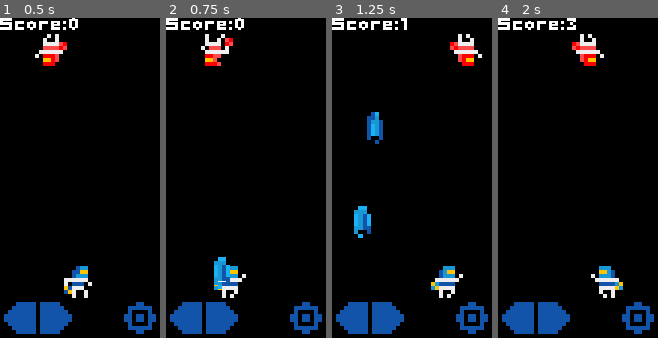
Above: before the commit, frames 1-4 (left to right).
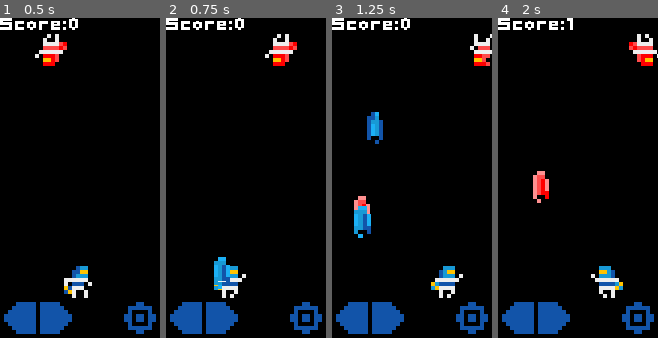
Above: after the commit, the same moments.

Repository: whmsft/vechten
Game: Godot game, scene res://scenes/Game.tscn
The game is run twice, just before and just after one commit, with the same random seed, the same clock (stepped at 60 frames per second) and the same inputs.
Inputs (mouse positions are in pixels of both pictures, inside the frame that each line leads up to):
- Up to frame 1 (0.5 s): no input
- Up to frame 2 (0.75 s): move the mouse to (281, 162) at 0.52 s; hold Right (key_right) from 0.53 s (still down); hold Space (key_space) from 0.53 s (still down)
- Up to frame 3 (1.25 s): keep holding Right (key_right); keep holding Space (key_space)
- Up to frame 4 (2 s): move the mouse to (546, 194) at 1.27 s; release Right (key_right) at 1.28 s; release Space (key_space) at 1.28 s; hold Left (key_left) from 1.28 s (still down); tap Space (key_space) at 1.35 s

Frame 1 is identical in both runs. In frame 2, 2.1% of the frame differs, in the area x 21-82%, y 5-15%; in frame 3, 2.2%; in frame 4, 2.9%, in the area x 21-100%, y 0-58%.

Commit message:
nos. 14 [more stuffs, crash after done :P]\

Diff:
--- /dev/null
+++ b/assets/music.tres
@@ -0,0 +1,8 @@
+[gd_resource type="AudioBusLayout" load_steps=2 format=2]
+
+[sub_resource type="AudioEffectPhaser" id=1]
+resource_name = "Phaser"
+
+[resource]
+bus/0/effect/0/effect = SubResource( 1 )
+bus/0/effect/0/enabled = false
--- a/scenes/Game.tscn
+++ b/scenes/Game.tscn
@@ -11,6 +11,7 @@
 [ext_resource path="res://assets/player_fire.png" type="Texture" id=9]
 [ext_resource path="res://assets/pixel.ttf" type="DynamicFontData" id=10]
 [ext_resource path="res://assets/arrow_rit.png" type="Texture" id=11]
+[ext_resource path="res://assets/ebullet0.png" type="Texture" id=12]
 [ext_resource path="res://assets/enemy_idle.png" type="Texture" id=14]
 [ext_resource path="res://assets/enemy_huff.png" type="Texture" id=15]
 [ext_resource path="res://assets/enemy_move.png" type="Texture" id=16]
@@ -34,21 +35,6 @@
 "speed": 8.0
 } ]
 
-[sub_resource type="SpriteFrames" id=2]
-animations = [ {
-"frames": [ ExtResource( 6 ), ExtResource( 8 ) ],
-"loop": true,
-"name": "fire",
-"speed": 5.0
-} ]
-
-[sub_resource type="DynamicFont" id=5]
-size = 6
-font_data = ExtResource( 10 )
-
-[sub_resource type="Theme" id=3]
-default_font = SubResource( 5 )
-
 [sub_resource type="SpriteFrames" id=6]
 animations = [ {
 "frames": [  ],
@@ -67,6 +53,29 @@
 "speed": 8.0
 } ]
 
+[sub_resource type="SpriteFrames" id=2]
+animations = [ {
+"frames": [ ExtResource( 6 ), ExtResource( 8 ) ],
+"loop": true,
+"name": "fire",
+"speed": 5.0
+} ]
+
+[sub_resource type="SpriteFrames" id=7]
+animations = [ {
+"frames": [ ExtResource( 12 ) ],
+"loop": true,
+"name": "fire",
+"speed": 5.0
+} ]
+
+[sub_resource type="DynamicFont" id=5]
+size = 6
+font_data = ExtResource( 10 )
+
+[sub_resource type="Theme" id=3]
+default_font = SubResource( 5 )
+
 [node name="Game" type="Node2D"]
 script = ExtResource( 4 )
 
@@ -76,15 +85,26 @@
 playing = true
 centered = false
 
+[node name="Enemy" type="AnimatedSprite" parent="."]
+frames = SubResource( 6 )
+animation = "fire"
+playing = true
+offset = Vector2( 4, 4 )
+
 [node name="Bullet" type="AnimatedSprite" parent="."]
 scale = Vector2( 1.01563, 1 )
 frames = SubResource( 2 )
 animation = "fire"
-frame = 1
 playing = true
 offset = Vector2( 2, 4 )
 
-[node name="FPS_label" type="Label" parent="."]
+[node name="EnemyBullet" type="AnimatedSprite" parent="."]
+frames = SubResource( 7 )
+animation = "fire"
+playing = true
+offset = Vector2( 2, 4 )
+
+[node name="General_label" type="Label" parent="."]
 margin_right = 29.0
 margin_bottom = 5.0
 theme = SubResource( 3 )
@@ -102,12 +122,6 @@
 normal = ExtResource( 7 )
 pressed = ExtResource( 7 )
 
-[node name="Enemy" type="AnimatedSprite" parent="."]
-frames = SubResource( 6 )
-animation = "fire"
-playing = true
-offset = Vector2( 4, 4 )
-
 [node name="Background_music" type="AudioStreamPlayer2D" parent="."]
 stream = ExtResource( 17 )
 autoplay = true
--- a/scripts/Game.gd
+++ b/scripts/Game.gd
@@ -11,13 +11,16 @@
 var FPS = 0
 var SCREEN = Vector2(0,0)
 var MOUSE = Vector2()
-var timer = 0
+var player_bullet_timer = 0
+var enemy_bullet_timer = 0
 var timer_limit = 0.2
 var framer = [0,0]
 
 # variables related to game
 var SCORE = 0
-var bullets = []
+var LIVES = 5
+var player_bullets = []
+var enemy_bullets  = []
 
 func _ready():
 	SCREEN.x = get_viewport().get_visible_rect().size.x
@@ -27,29 +30,50 @@
 	$btn_right.set_global_position(Vector2(10, SCREEN.y -9))
 	$Player.position = Vector2(16, SCREEN.y -18)
 	$Player.play()
-	$Bullet.hide()
 	$Enemy.position = Vector2(16, 4)
 	$Enemy.play()
+	$Bullet.hide()
+	$EnemyBullet.hide()
 
 func _process(_delta):
 	FPS = Engine.get_frames_per_second()
-	$FPS_label.text = "Score:"+str(SCORE)
 	MOUSE = get_global_mouse_position()
+	$General_label.text = "Score:"+str(SCORE)
 	update_player(_delta)
 	update_enemy(_delta)
-	update_bullet(_delta)
+	update_pbullet(_delta)
+	update_ebullet(_delta)
 
 func update_enemy(_delta):
+	# A try to make enemy perform random tasks for [0.5, 1, 1.5] secs.
 	if framer[0] > [0.5, 1, 1.5][randi()%3]:
 		framer[0] = 0
 		framer[1] = (randi() %3)
 	else: framer[0] += _delta
+
+	# Assign a temp variable?
 	var e = $Enemy.position
+
+	# Try to do stuff(s) (walking)
 	if framer[1] == 0: e.x += -96*_delta; elif framer[1] == 1: e.x += +96*_delta; elif framer[1] == 2: e.x += 0
 	if e.x != $Enemy.position.x: $Enemy.animation = "walk"
 	else: $Enemy.animation = "idle"
 	$Enemy.flip_h = bool($Enemy.position.x-e.x < 0)
 	if e.x < -4 : e.x = 36; elif e.x > 36: e.x = -4
+
+	# Try to do stuff(s) (firing)
+	if (randi() % 4 == 0):
+		enemy_bullet_timer += _delta
+		if (enemy_bullet_timer > timer_limit):
+			enemy_bullet_timer -= timer_limit
+			enemy_bullets.append($EnemyBullet.duplicate())
+			enemy_bullets[-1].position = Vector2(e.x, e.y)
+			enemy_bullets[-1].animation = "fire"
+			enemy_bullets[-1].show()
+			enemy_bullets[-1].play()
+			add_child(enemy_bullets[-1])
+
+	# Update Enemy position
 	$Enemy.position.x = e.x
 
 func update_player(_delta):
@@ -63,25 +87,37 @@
 	if $Player.position.x < -4 : $Player.position.x = 36
 	elif $Player.position.x > 36: $Player.position.x = -4
 
-func update_bullet(_delta):
+func update_pbullet(_delta):
 	if (Input.is_action_pressed("key_space") or $btn_fire.is_pressed()):
-		timer += _delta
-		if (timer > timer_limit):
-			timer -= timer_limit
-			bullets.append($Bullet.duplicate())
-			bullets[-1].position = Vector2($Player.position.x, $Player.position.y)
-			bullets[-1].animation = "fire"
-			bullets[-1].show()
-			bullets[-1].play()
-			add_child(bullets[-1])
-	for n in bullets:
+		player_bullet_timer += _delta
+		if (player_bullet_timer > timer_limit):
+			player_bullet_timer -= timer_limit
+			player_bullets.append($Bullet.duplicate())
+			player_bullets[-1].position = Vector2($Player.position.x, $Player.position.y)
+			player_bullets[-1].animation = "fire"
+			player_bullets[-1].show()
+			player_bullets[-1].play()
+			add_child(player_bullets[-1])
+	for n in player_bullets:
 		n.position = Vector2(n.position.x, n.position.y-128*_delta)
 		if n.position.y < 8:
-			bullets.erase(n)
+			player_bullets.erase(n)
 			n.queue_free()
 		if collision([n.position.x, n.position.y, 8, 4], [$Enemy.position.x, $Enemy.position.y, 8, 8]):
 			SCORE += 1
-			bullets.erase(n)
+			player_bullets.erase(n)
+			n.queue_free()
+
+func update_ebullet(_delta):
+	for n in enemy_bullets:
+		n.position = Vector2(n.position.x, n.position.y+128*_delta)
+		if n.position.y > SCREEN.y-8:
+			enemy_bullets.erase(n)
+			n.queue_free()
+		if collision([n.position.x, n.position.y, 8, 4], [$Player.position.x, $Player.position.y, 8, 8]):
+			LIVES += -1
+			if LIVES < 0: get_tree().quit()
+			enemy_bullets.erase(n)
 			n.queue_free()
 
 # https://developer.mozilla.org/en-US/docs/Games/Techniques/2D_collision_detection
Binary file added: assets/ebullet0.png
Not shown, added: assets/ebullet0.png.import
Not shown, changed: diff.txt
Not shown: 1 places in scenes/Game.tscn that only renumber resources
Not shown, changed: README.md
